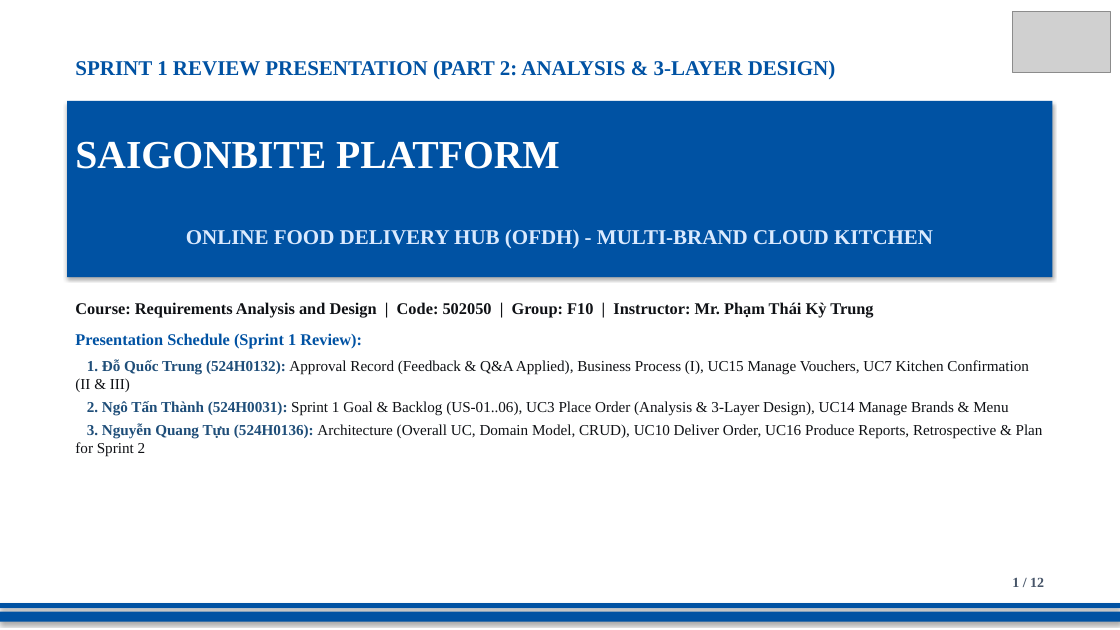
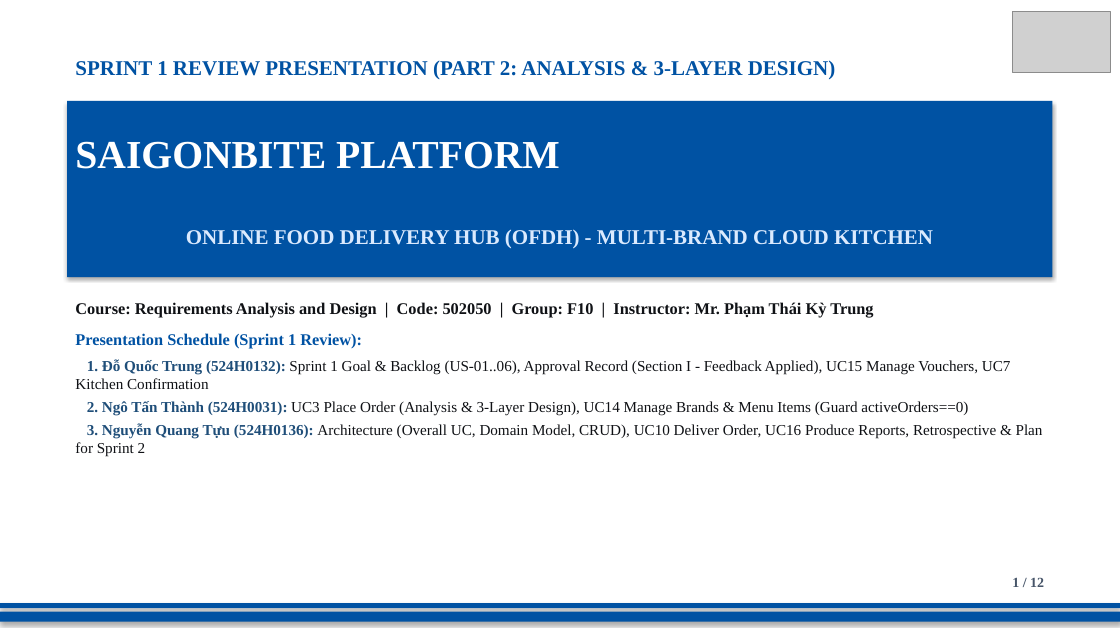
Before and after one commit to DoQuocTrung06/SaigonBite-RAD-TeamF10, a slide deck: slide 1 of Part_2/TeamF10_Presentation_for_SaigonBite.pptx. Drawn at 1120x630 pixels with LibreOffice and Linux fonts; fonts in the diff are those of the drawing; grey boxes stand for pictures. Boxes give left, top, right and bottom in pixels: in the first picture for what was removed or moved away, otherwise in the second. Text is boxed around its words. In the diff, an @@ line names an element or a change of style, - is before the commit and + after.

Commit message:
docs(presentation): assign Sprint 1 goal and backlog to Trung, Thanh focuses on UC3 and UC14

```diff
--- a/Part_2/TeamF10_Presentation_for_SaigonBite.pptx
+++ b/Part_2/TeamF10_Presentation_for_SaigonBite.pptx
@@ text at [75,359,1011,416]: text changed @@
-1. Đỗ Quốc Trung (524H0132): Approval Record (Feedback & Q&A Applied), Business Process (I), UC15 Manage Vouchers, UC7 Kitchen Confirmation (II & III)
-2. Ngô Tấn Thành (524H0031): Sprint 1 Goal & Backlog (US-01..06), UC3 Place Order (Analysis & 3-Layer Design), UC14 Manage Brands & Menu
+1. Đỗ Quốc Trung (524H0132): Sprint 1 Goal & Backlog (US-01..06), Approval Record (Section I - Feedback Applied), UC15 Manage Vouchers, UC7 Kitchen Confirmation
+2. Ngô Tấn Thành (524H0031): UC3 Place Order (Analysis & 3-Layer Design), UC14 Manage Brands & Menu Items (Guard activeOrders==0)
```
Also in this commit, not shown: 4 other slides changed.
